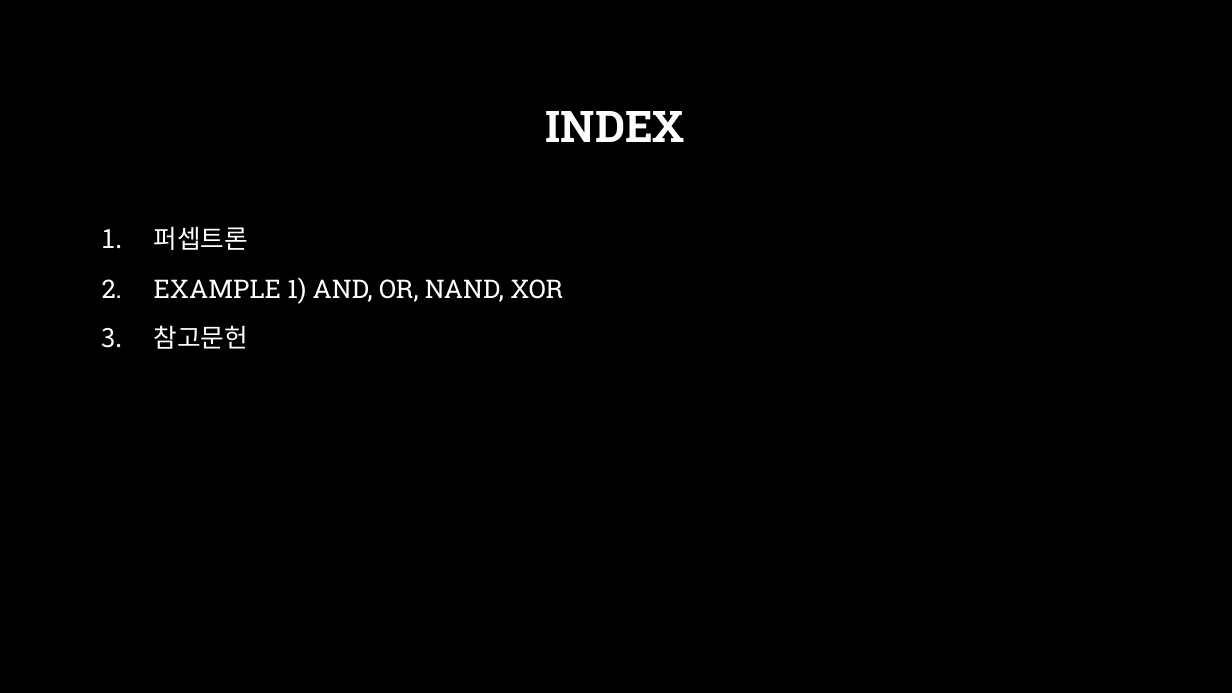
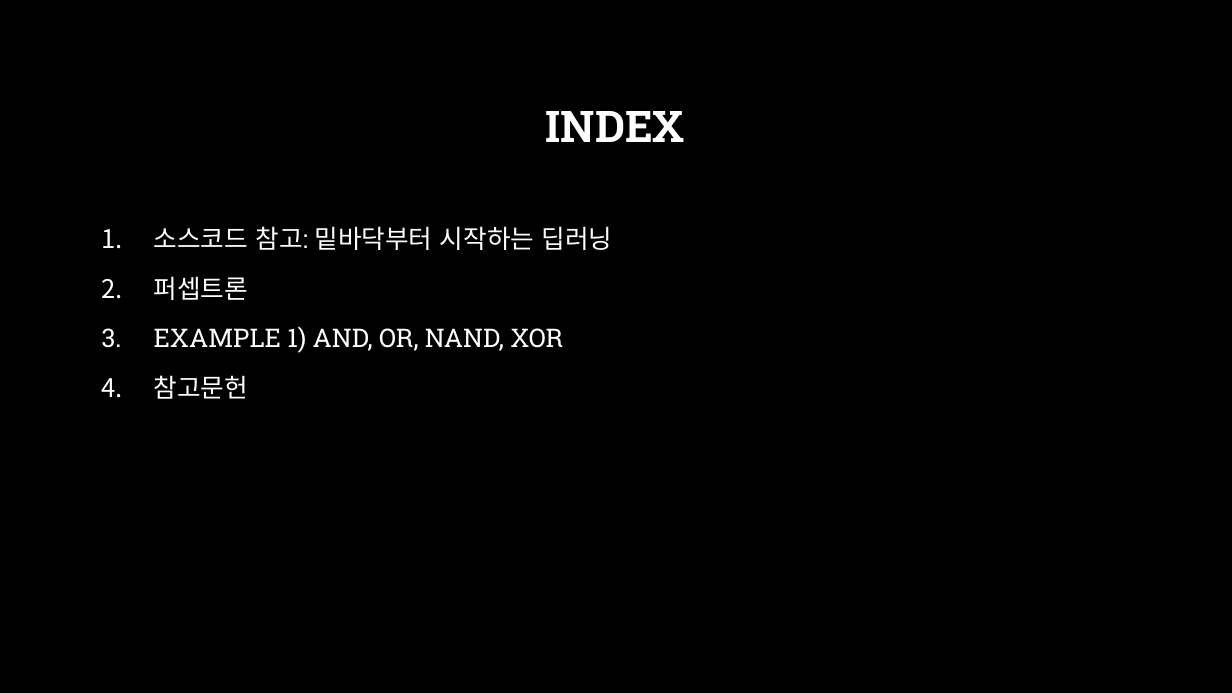
Before and after one commit to across0406/2017-GNU-Science-Camp-of-Computer-Science, a slide deck: slide 2 of ppt/4. 퍼셉트론 및 신경망.pptx. Drawn at 1232x693 pixels with LibreOffice and Linux fonts; fonts in the diff are those of the drawing; background and template pictures are left out. Boxes give left, top, right and bottom in pixels: in the first picture for what was removed or moved away, otherwise in the second. Text is boxed around its words. In the diff, an @@ line names an element or a change of style, - is before the commit and + after.

```diff
--- a/ppt/4. 퍼셉트론 및 신경망.pptx
+++ b/ppt/4. 퍼셉트론 및 신경망.pptx
@@ text at <box>154,226,613,250</box>: paragraph added @@
+1. 소스코드 참고: 밑바닥부터 시작하는 딥러닝
```
Also in this commit, not shown: 1 other slide changed, 4 slides added, 20 other files.
